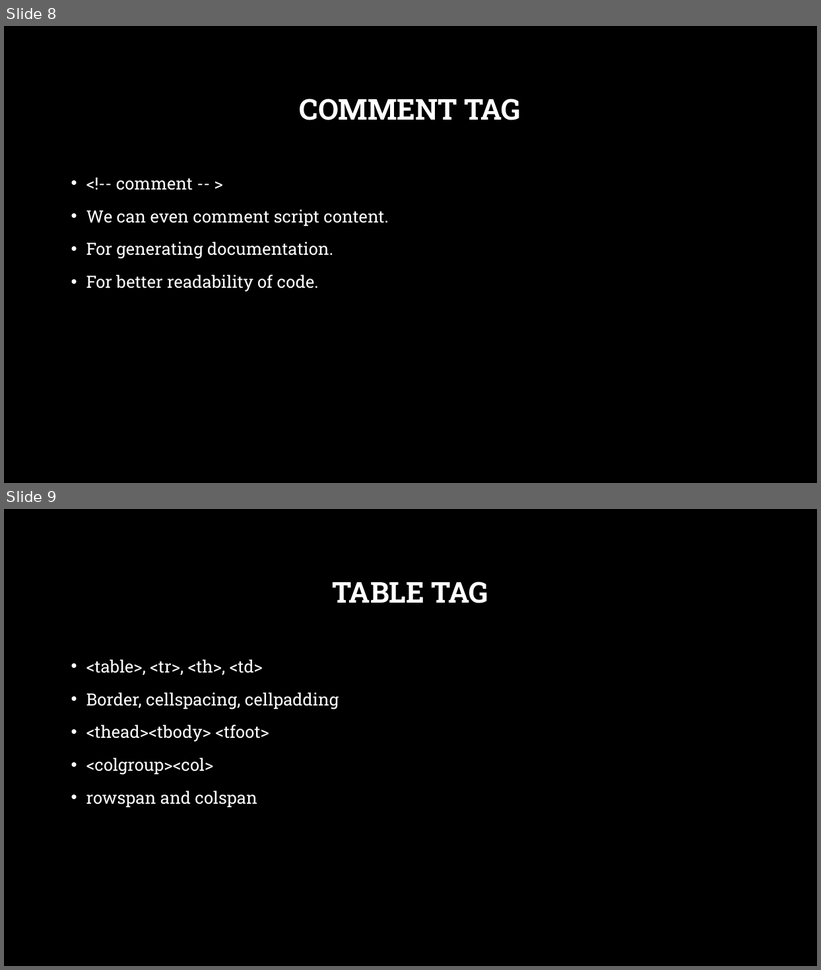
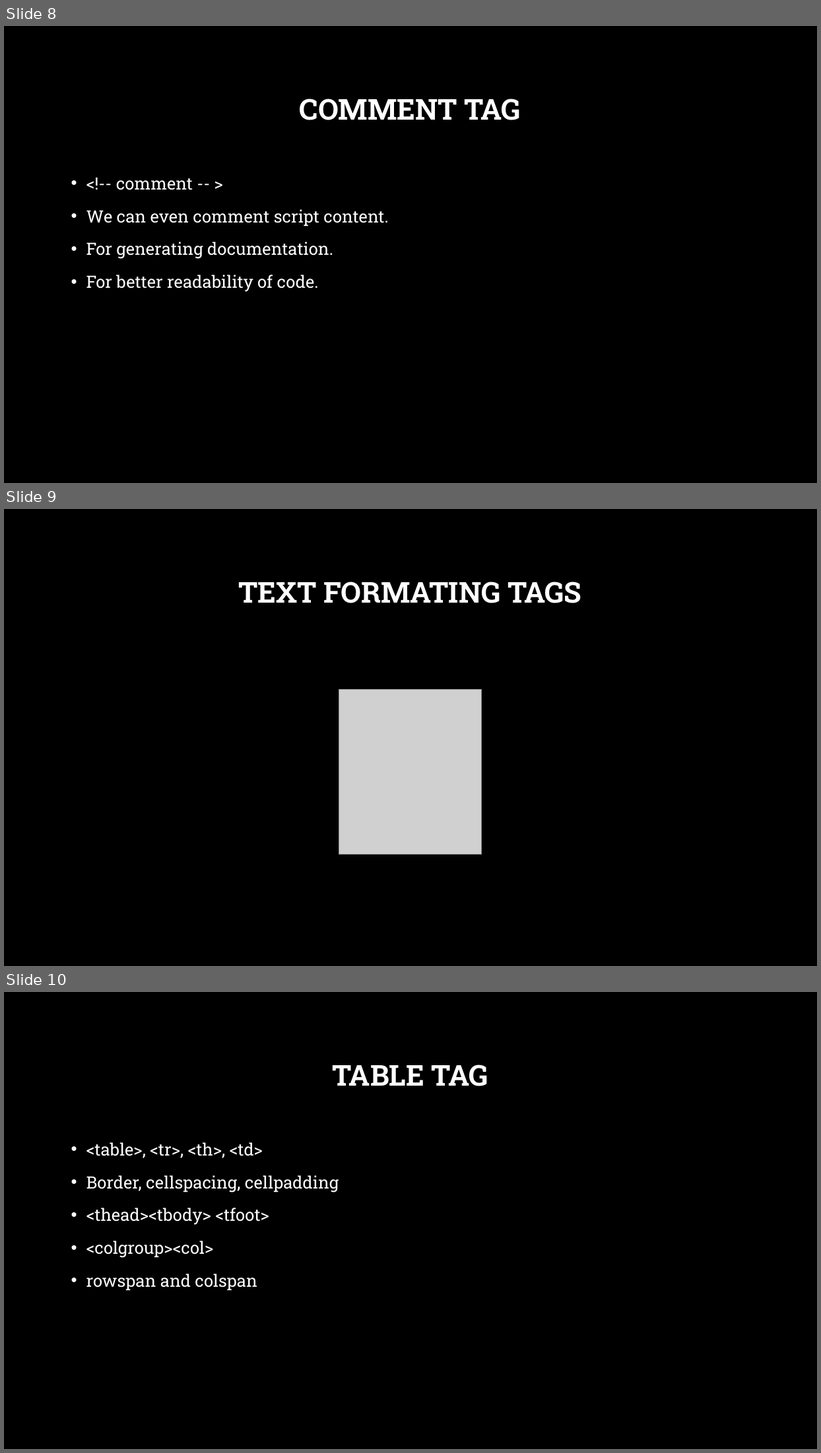
Before and after one commit to viswanathm/UI-Training, a slide deck: HTML/HTML5.pptx. Shown one above the other, each under a label of ours: slides 8 and 9 before the commit, slides 8, 9 and 10 after it. The pictures are 821x970 and 821x1453 pixels, drawn with LibreOffice and Linux fonts; fonts in the diff are those of the drawing; grey boxes stand for pictures; background and template pictures are left out. Boxes give left, top, right and bottom in pixels: in the first picture for what was removed or moved away, otherwise in the second. Text is boxed around its words. In the diff, an @@ line names an element or a change of style, - is before the commit and + after.

```diff
--- a/HTML/HTML5.pptx
+++ b/HTML/HTML5.pptx
@@ slide 9 added at (4,509,817,966), background picture (left out) @@
@@ title added at (238,582,582,603), 34 pt, text #FFFFFF, bold @@
+TEXT FORMATING TAGS
@@ picture added at (339,690,482,854) @@
@@ what was slide 9 is now slide 10 @@
```
Also in this commit, not shown: 4 other files.
